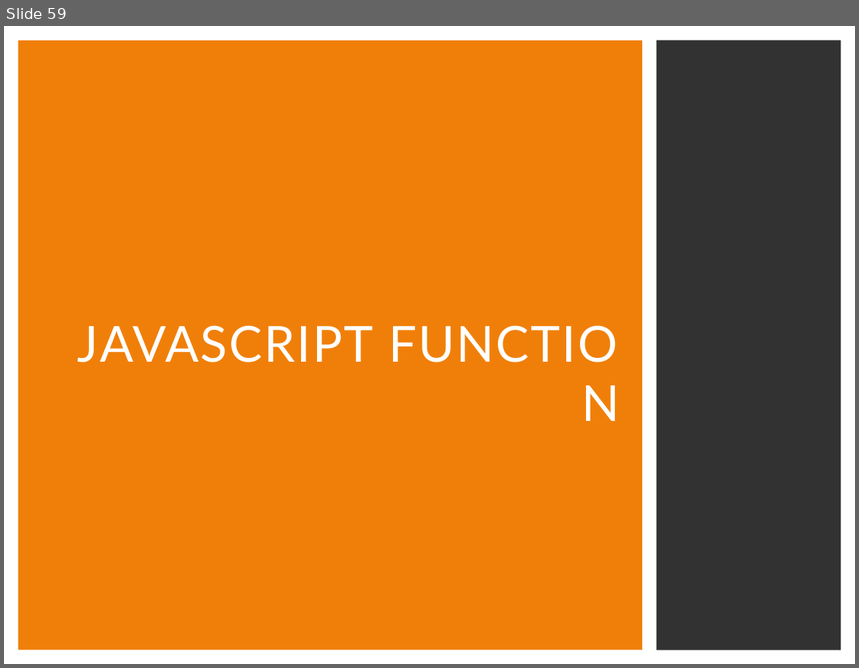
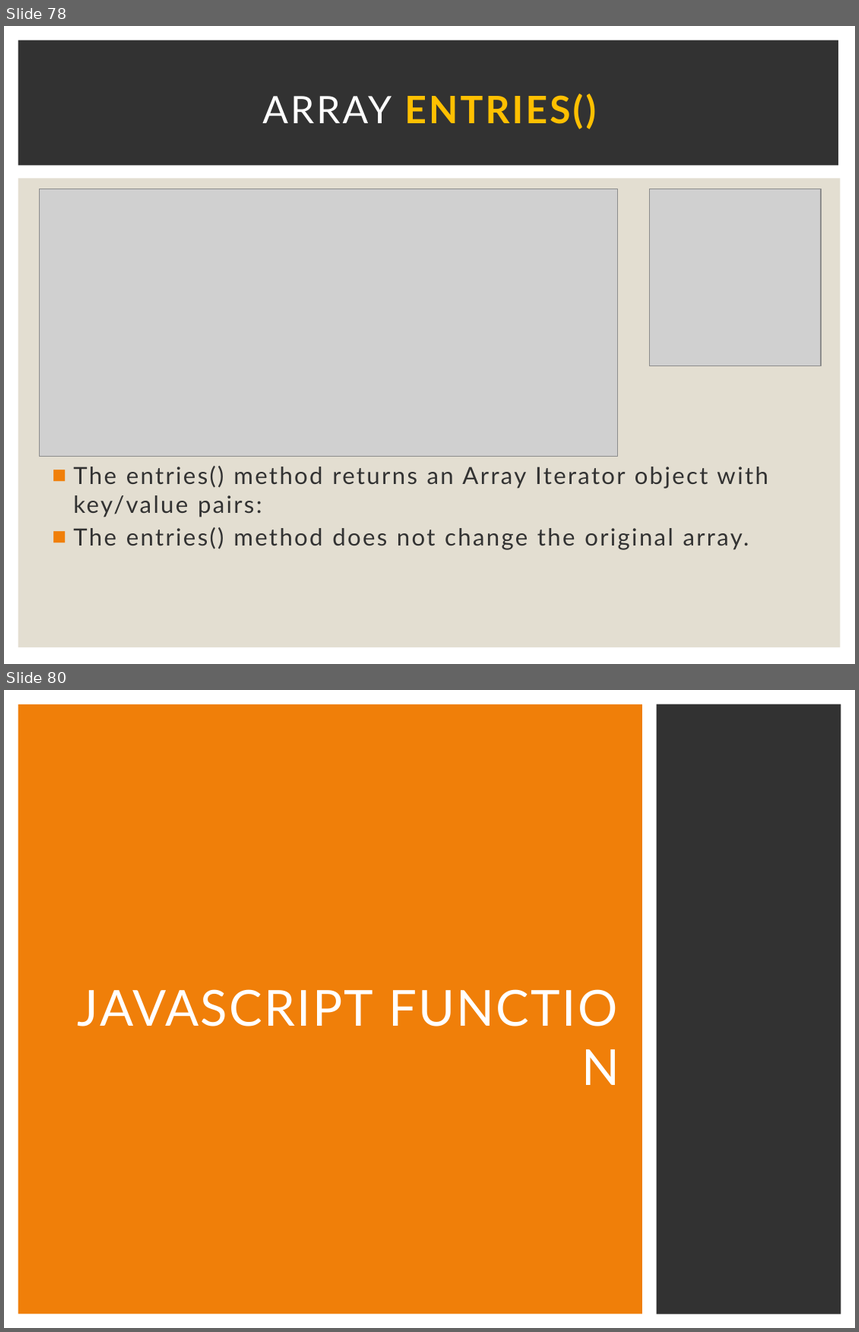
Before and after one commit to Karamihova/Fundamentals-JS, a slide deck: Programming Prep.pptx. Shown one above the other, each under a label of ours: slide 59 before the commit, slides 78 and 80 after it; the slides between them are not shown. The pictures are 859x668 and 859x1332 pixels, drawn with LibreOffice and Linux fonts; fonts in the diff are those of the drawing; grey boxes stand for pictures. Boxes give left, top, right and bottom in pixels: in the first picture for what was removed or moved away, otherwise in the second. Text is boxed around its words. In the diff, an @@ line names an element or a change of style, - is before the commit and + after.

```diff
--- a/Programming Prep.pptx
+++ b/Programming Prep.pptx
@@ slide 78 added at <box>4,26,855,664</box>, background #FFFFFF @@
@@ rectangle added at <box>18,40,839,166</box>, fill #323232 @@
@@ title added at <box>262,94,596,129</box>, 32 pt, text #FFC000, bold @@
+ARRAY ENTRIES()
@@ rectangle added at <box>18,178,841,648</box>, fill #E3DED1 @@
@@ picture added at <box>40,189,618,458</box> @@
@@ picture added at <box>649,189,821,366</box> @@
@@ text added at <box>73,466,768,550</box>, 20 pt, text #323232 @@
+■ The entries() method returns an Array Iterator object with key/value pairs:
+■ The entries() method does not change the original array.
@@ what was slide 59 is now slide 80 @@
```
Also in this commit, not shown: 1 slide changed, 20 other slides added.
